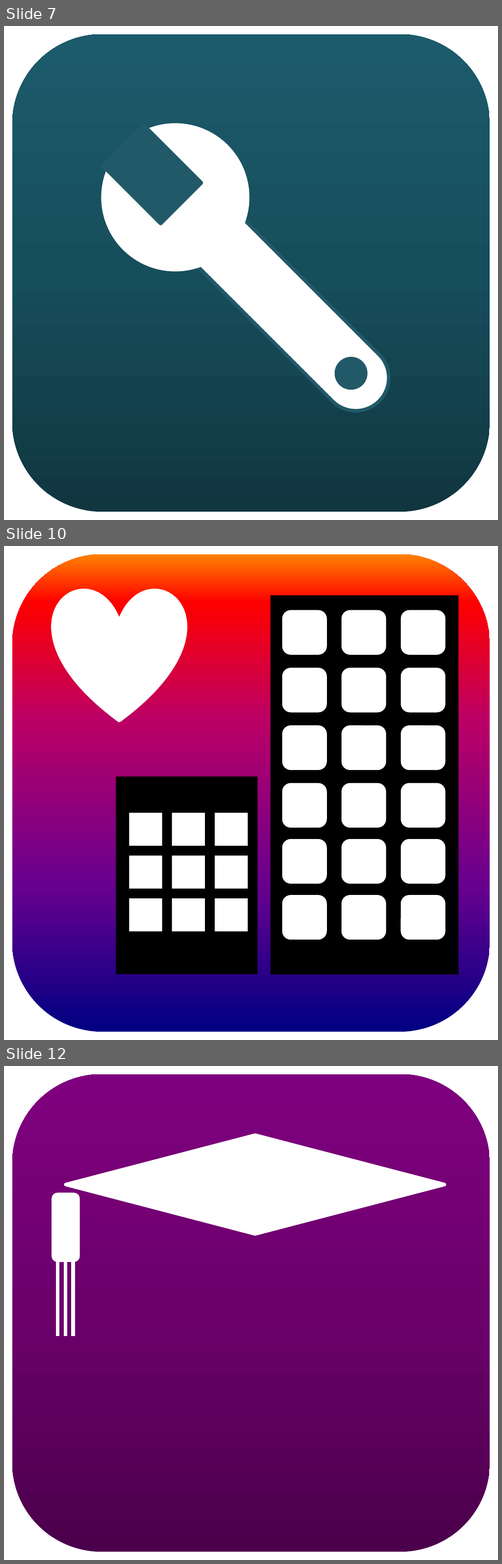
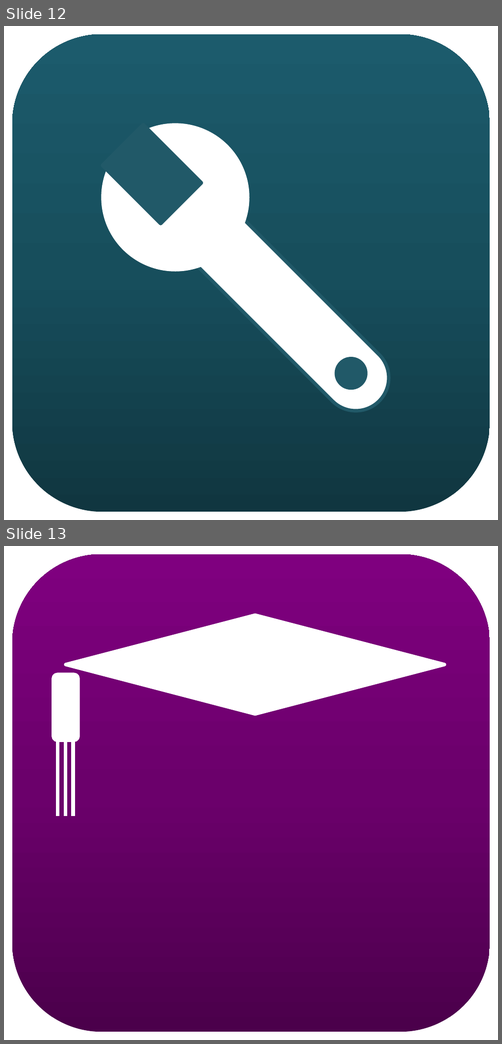
Before and after one commit to solkam/TremnCRM-docs, a slide deck: UI/Icons TremnCRM.pptx. Shown one above the other, each under a label of ours: slides 7, 10 and 12 before the commit, slides 12 and 13 after it; the slides between them are not shown. The pictures are 502x1564 and 502x1044 pixels, drawn with LibreOffice and Linux fonts; fonts in the diff are those of the drawing. Boxes give left, top, right and bottom in pixels: in the first picture for what was removed or moved away, otherwise in the second. Text is boxed around its words. In the diff, an @@ line names an element or a change of style, - is before the commit and + after.

```diff
--- a/UI/Icons TremnCRM.pptx
+++ b/UI/Icons TremnCRM.pptx
@@ slide 10 removed at box(4, 546, 498, 1040), background #FFFFFF @@
@@ rounded rectangle removed at box(12, 554, 490, 1032) @@
@@ heart removed at box(53, 589, 185, 720) @@
@@ rectangle removed at box(271, 595, 459, 975) @@
@@ rounded rectangle removed at box(284, 612, 325, 653) @@
@@ rounded rectangle removed at box(343, 612, 384, 653) @@
@@ rounded rectangle removed at box(402, 612, 444, 653) @@
@@ rounded rectangle removed at box(284, 669, 325, 710) @@
@@ rounded rectangle removed at box(343, 669, 384, 710) @@
@@ rounded rectangle removed at box(402, 669, 444, 710) @@
@@ rounded rectangle removed at box(284, 727, 325, 768) @@
@@ rounded rectangle removed at box(343, 727, 384, 768) @@
@@ rounded rectangle removed at box(402, 727, 444, 768) @@
@@ rectangle removed at box(116, 776, 258, 974) @@
@@ rounded rectangle removed at box(284, 785, 325, 826) @@
@@ rounded rectangle removed at box(343, 785, 384, 826) @@
@@ rounded rectangle removed at box(402, 785, 444, 826) @@
@@ rounded rectangle removed at box(129, 813, 162, 846) @@
@@ rounded rectangle removed at box(172, 813, 205, 846) @@
@@ rounded rectangle removed at box(215, 813, 248, 846) @@
@@ rounded rectangle removed at box(284, 841, 325, 882) @@
@@ rounded rectangle removed at box(343, 841, 384, 882) @@
@@ rounded rectangle removed at box(402, 841, 444, 882) @@
@@ rounded rectangle removed at box(129, 856, 162, 889) @@
@@ rounded rectangle removed at box(172, 856, 205, 889) @@
@@ rounded rectangle removed at box(215, 856, 248, 889) @@
@@ rounded rectangle removed at box(284, 897, 325, 938) @@
@@ rounded rectangle removed at box(343, 897, 384, 938) @@
@@ rounded rectangle removed at box(402, 897, 444, 938) @@
@@ rounded rectangle removed at box(129, 899, 162, 932) @@
@@ rounded rectangle removed at box(172, 899, 205, 932) @@
@@ rounded rectangle removed at box(215, 899, 248, 932) @@
@@ what was slide 7 is now slide 12 @@
@@ what was slide 12 is now slide 13 @@
```
Also in this commit, not shown: 4 slides changed, 12 slides added, 4 other slides removed, 9 other files.
